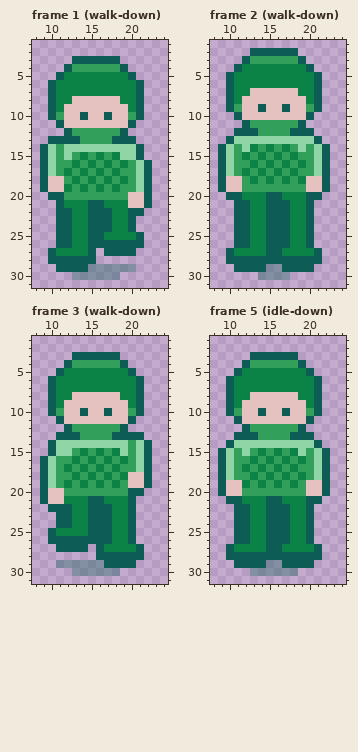
Pixel-art file -- assets/aseprite/actor_hero_mail.aseprite. Above: the version before the commit.
32x32 pixels, 36 frames. Shown: frame 1 (walk-down): x 8..24, y 1..31; frame 2 (walk-down): x 8..24, y 1..31; frame 3 (walk-down): x 8..24, y 1..31; frame 5 (idle-down): x 8..24, y 1..31. The commit also changed other frames, which this record leaves out.
After:
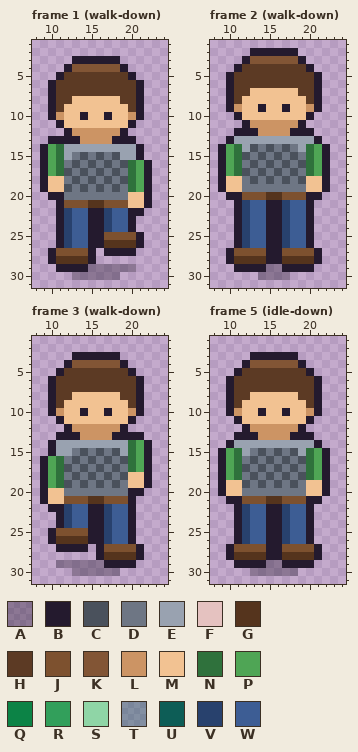
Palette (. is transparent): A #241a2e5a  B #241a2e  C #4a515c  D #6e7684  E #99a2b0  F #e5c2c0  G #55341d  H #5c3a24  J #7d512f  K #825535  L #cc9464  M #f2c292  N #2f713c  P #4fa555  Q #0c8346  R #329f5b  S #8fd5a6  T #0d5d565a  U #0d5d56  V #28416d  W #3d5d94
Diff:
Changed rows in their new state; - is an unchanged pixel.
Frame 1 (walk-down), layers "actor", "shadow":
first column x 9:
 3 ----BBBBBB----
 4 ---BKKKKKKB---
 5 --BHHHHHHHHB--
 6 -BHHHHHHHHHHB-
 7 -BHHHHHHHHHHB-
 8 -BHHMMMMMMHHB-
 9 -BHMMMMMMMMHB-
10 -BLMMBMMBMMLB-
11 --BMMMMMMMMB--
12 ---BLLLLLLB---
13 -BBBBLLLLBBB--
14 BPNEEEEEEEEEB-
15 BPNEDCDCDCEEB-
16 BPNDCDCDCDCNPB
17 BPNCDCDCDCDNPB
18 BMMDCDCDCDCNPB
19 BMMCDCDCDCDNPB
20 -BBDDDDDDDDMMB
21 --BJJJGGJJJMMB
22 --BVWWBBVWWBB-
23 --BVWWBBVWWB--
24 --BVWWBBVWWB--
25 --BVWWBBJJJJB-
26 --BVWWBBGGGGB-
27 -BJJJJB-BBBB--
28 -BGGGGB-------
29 --BBBBAAAAAA--
30 ----AAAAAA----
Frame 2 (walk-down), layers "actor", "shadow":
first column x 9:
 2 ----BBBBBB----
 3 ---BKKKKKKB---
 4 --BHHHHHHHHB--
 5 -BHHHHHHHHHHB-
 6 -BHHHHHHHHHHB-
 7 -BHHMMMMMMHHB-
 8 -BHMMMMMMMMHB-
 9 -BLMMBMMBMMLB-
10 --BMMMMMMMMB--
11 ---BLLLLLLB---
12 --BBBLLLLBBB--
13 -BEEEEEEEEEEB-
14 BPNECDCDCDENPB
15 BPNCDCDCDCDNPB
16 BPNDCDCDCDCNPB
17 BPNCDCDCDCDNPB
18 BMMDCDCDCDCMMB
19 BMMDDDDDDDDMMB
20 -BBJJJGGJJJBB-
21 --BVWWBBVWWB--
22 --BVWWBBVWWB--
23 --BVWWBBVWWB--
24 --BVWWBBVWWB--
25 --BVWWBBVWWB--
26 --BVWWBBVWWB--
27 -BJJJJBBJJJJB-
28 -BGGGGBBGGGGB-
29 --BBBBAABBBB--
30 -----AAAA-----
Frame 3 (walk-down), layers "actor", "shadow":
first column x 9:
 3 ----BBBBBB----
 4 ---BKKKKKKB---
 5 --BHHHHHHHHB--
 6 -BHHHHHHHHHHB-
 7 -BHHHHHHHHHHB-
 8 -BHHMMMMMMHHB-
 9 -BHMMMMMMMMHB-
10 -BLMMBMMBMMLB-
11 --BMMMMMMMMB--
12 ---BLLLLLLB---
13 --BBBLLLLBBBB-
14 -BEEEEEEEEENPB
15 -BEEDCDCDCENPB
16 BPNDCDCDCDCNPB
17 BPNCDCDCDCDNPB
18 BPNDCDCDCDCMMB
19 BPNCDCDCDCDMMB
20 BMMDDDDDDDDBB-
21 BMMJJJGGJJJB--
22 -BBVWWBBVWWB--
23 --BVWWBBVWWB--
24 --BVWWBBVWWB--
25 -BJJJJBBVWWB--
26 -BGGGGBBVWWB--
27 --BBBB-BJJJJB-
28 -------BGGGGB-
29 --AAAAAABBBB--
30 ----AAAAAA----
Frame 5 (idle-down), layers "actor", "shadow":
first column x 9:
 3 ----BBBBBB----
 4 ---BKKKKKKB---
 5 --BHHHHHHHHB--
 6 -BHHHHHHHHHHB-
 7 -BHHHHHHHHHHB-
 8 -BHHMMMMMMHHB-
 9 -BHMMMMMMMMHB-
10 -BLMMBMMBMMLB-
11 --BMMMMMMMMB--
12 ---BLLLLLLB---
13 --BBBLLLLBBB--
14 -BEEEEEEEEEEB-
15 BPNEDCDCDCENPB
16 BPNDCDCDCDCNPB
17 BPNCDCDCDCDNPB
18 BPNDCDCDCDCNPB
19 BMMCDCDCDCDMMB
20 BMMDDDDDDDDMMB
21 -BBJJJGGJJJBB-
22 --BVWWBBVWWB--
23 --BVWWBBVWWB--
24 --BVWWBBVWWB--
25 --BVWWBBVWWB--
26 --BVWWBBVWWB--
27 -BJJJJBBJJJJB-
28 -BGGGGBBGGGGB-
29 --BBBBAABBBB--
30 ----AAAAAA----
Pixel boxes of the changes (left, top, right, bottom) in both pictures:
changed: (40, 56, 152, 280)
changed: (218, 48, 330, 280)
changed: (40, 352, 152, 576)
changed: (218, 352, 330, 576)
